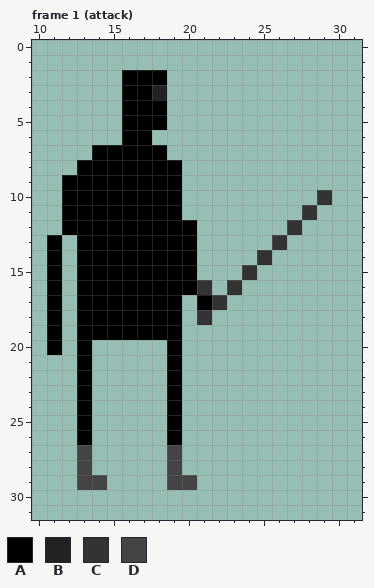
Two states of a pixel-art file, resources/source/assets/hero/attack.aseprite. Above, as it was before the edit.
32x32 pixels, 6 frames. Shown: frame 1 (attack): x 10..31, y 0..31. The commit also changed other frames, which this record leaves out.
Visible layers, top first: "boots", "head", "sword", "slash", "arms", "legs", "torso".
Palette (. is transparent): A #000000  B #222222  C #333333  D #444444
Pixels before, frame 1 (attack), first column x 11:
 2 .....AAA...........
 3 .....AAB...........
 4 .....AAA...........
 5 .....AAA...........
 6 .....AA............
 7 ...AAAAA...........
 8 ..AAAAAAA..........
 9 .AAAAAAAA..........
10 .AAAAAAAA.........C
11 .AAAAAAAA........C.
12 .AAAAAAAAA......C..
13 A.AAAAAAAA.....C...
14 A.AAAAAAAA....C....
15 A.AAAAAAAA...C.....
16 A.AAAAAAAAC.C......
17 A.AAAAAAA.AC.......
18 A.AAAAAAA.C........
19 A.AAAAAAA..........
20 A.A.....A..........
21 ..A.....A..........
22 ..A.....A..........
23 ..A.....A..........
24 ..A.....A..........
25 ..A.....A..........
26 ..A.....A..........
27 ..D.....D..........
28 ..D.....D..........
29 ..DD....DD.........
The same view after the edit:
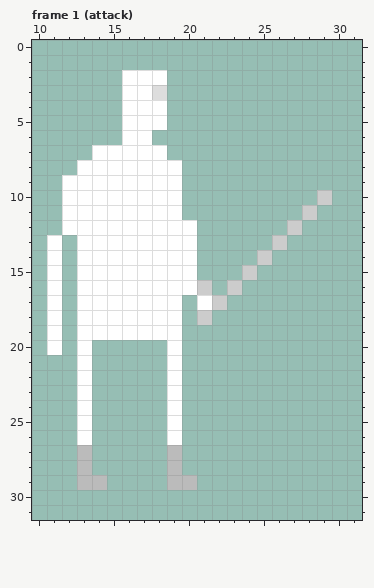
Change:
{"colour":"A","old":"#000000","new":"#ffffff"}
{"colour":"B","old":"#222222","new":"#dddddd"}
{"colour":"C","old":"#333333","new":"#cccccc"}
{"colour":"D","old":"#444444","new":"#bbbbbb"}
{"label":"changed","picture_box":[47,70,332,490]}
